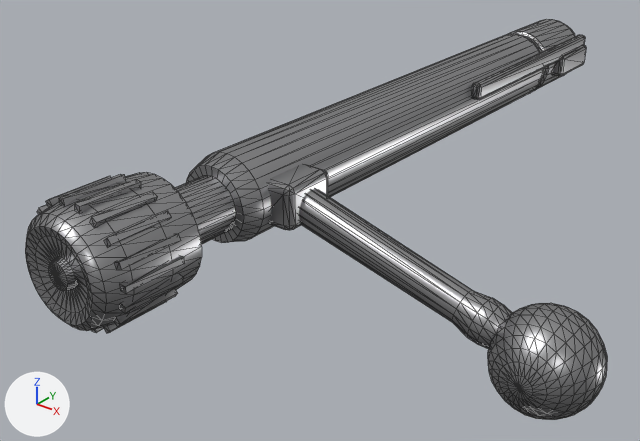
The glTF model assets/models/items/bolt_mosin.glb, before and after one commit.
The view is the same before and after, from a camera (50 mm lens) standing at (0.0767, -0.1548, 0.0733) and looking at (-0.0266, -0.0256, -0.0068). Every picture has the same lights, and +X, +Y and +Z are marked at lower left. The first picture is the older version. Mesh edges are drawn as thin lines. Vertices at exactly the same position are counted once.

In view in the first picture: 'turnbolt.001'.
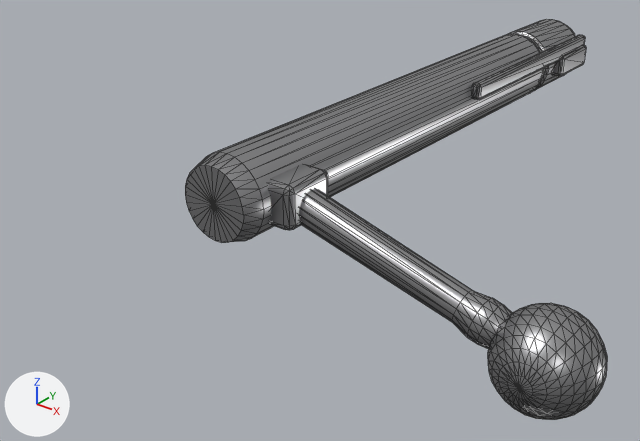
The newer file is also turned or shifted as a whole; pictures and numbers use the older file's frame.

What the commit changed:
me_turnbolt_001 is used by ob_turnbolt_001; location (0.0, 0.0, 0.0).
me_turnbolt_001 had 1311 vertices, 2520 faces and spanned x -0.041..0.041, y -0.087..0.087, z -0.017..0.017.
me_turnbolt_001 now has 846 vertices, 1664 faces and spans x -0.04..0.041, y -0.053..0.087, z -0.017..0.015.
me_turnbolt_001 part 1: 18 loose pieces with 144 vertices, spanning x -0.041..-0.018, y -0.083..-0.071, z -0.005..0.017, are deleted.
me_turnbolt_001 part 2: 321 vertices removed from x -0.04..-0.019, y -0.087..-0.053, z -0.005..0.017.

Location of each change, [x1, y1, x2, y2] in pixels of the pictures (640 x 441 px):
'turnbolt.001', reshaped (27% narrower): before [25, 19, 607, 420]; after [185, 19, 607, 420]
part 1 of me_turnbolt_001, deleted: before [37, 174, 185, 333]
part 2 of me_turnbolt_001, deleted: before [25, 172, 236, 331]
